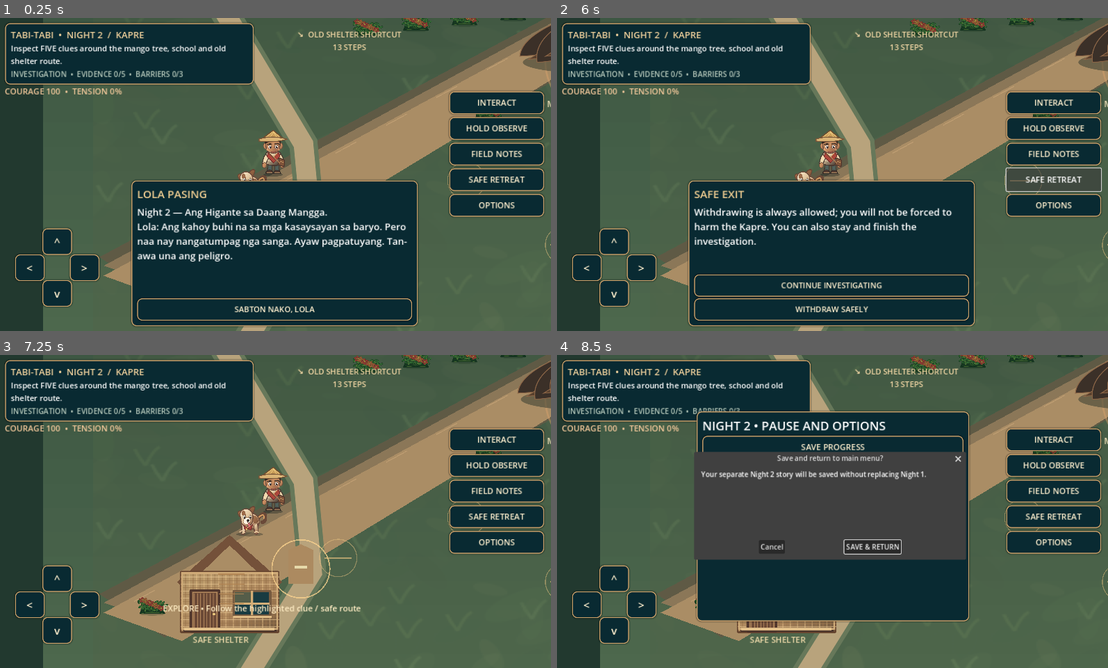
Above: before the commit, frames 1-4 (two rows, left to right).
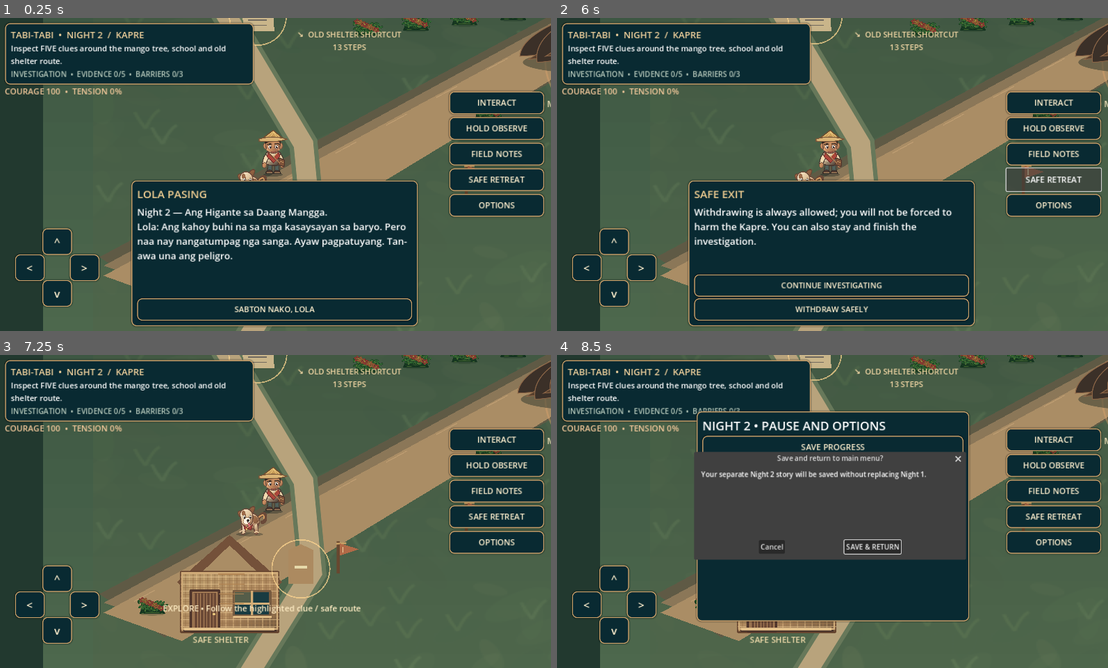
Above: after the commit, the same moments.

Repository: LokiJ07/Tabi-tabi
Game: Godot game, scene res://scenes/night02.tscn
Two runs of this game, one before a commit and one after it. Both use one fixed random seed, a clock stepped at 60 frames per second and the inputs below. This scene is started directly instead of the project's main scene.
Inputs:
- Up to frame 1 (0.25 s): no input
- Up to frame 2 (6 s): click "^" at 0.5 s; click "<" at 1.25 s; click ">" at 2 s; click "v" at 2.75 s; click "INTERACT" at 3.5 s; click "HOLD OBSERVE" at 4.25 s; click "FIELD NOTES" at 5 s; click "SAFE RETREAT" at 5.75 s
- Up to frame 3 (7.25 s): click "CONTINUE INVESTIGATING" at 6.5 s
- Up to frame 4 (8.5 s): click "OPTIONS" at 7.25 s; click "SAVE & MAIN MENU" at 8 s

The runs differ from the first frame. In frame 1, 0.3% of the frame differs, in the area x 41-100%, y 0-77%; in frame 2, 0.4%; in frame 3, 0.5%; in frame 4, 0.3%.

Commit message:
polish(night2): prevent NPC/hero sprite crowding, use depth-sorted characters and physical bamboo danger markers

Diff:
--- a/scripts/night02_main.gd
+++ b/scripts/night02_main.gd
@@ -32,7 +32,7 @@
 	"exposed_roots": Vector2(342, 250),
 	"cigar_ash": Vector2(560, -216),
 	"shelter_route": Vector2(-446, 272),
-	"witness_accounts": Vector2(-546, -335),
+	"witness_accounts": Vector2(-545, -223),
 	"west_approach": Vector2(-65, 154),
 	"south_approach": Vector2(160, 302),
 	"shelter_turn": Vector2(-360, 247)
@@ -191,7 +191,7 @@
 				player_pos = Vector2(110,-140)
 				print("NIGHT2_QA_DUSK_VIEW")
 			elif key.keycode == KEY_F7:
-				player_pos = Vector2(-530,-315)
+				player_pos = Vector2(-345,-315)
 				print("NIGHT2_QA_WITNESS_VIEW")
 			elif key.keycode == KEY_F8:
 				player_pos = Vector2(-320,220)
@@ -254,13 +254,29 @@
 		if story.barriers.has(id):
 			draw_texture_rect(BARRIER, Rect2(point-Vector2(38,78), Vector2(76,100)), false)
 		else:
-			draw_line(point + Vector2(-31,0),point + Vector2(31,0),Color("#e9c280",.65),3)
-			draw_arc(point,43,0,TAU,45,Color("#e9c280",.44),2)
+			# Unsecured access shows a believable roadside bamboo hazard
+			# stake with cloth warning, NOT a generic flat circle target.
+			draw_line(point + Vector2(0,-38),point + Vector2(0,35),Color("#68472f"),6,true)
+			draw_line(point + Vector2(-4,-33),point + Vector2(18,-34),Color("#c79f64"),3,true)
+			draw_colored_polygon(PackedVector2Array([
+				point + Vector2(3,-34),point+Vector2(48,-20),point+Vector2(3,-5)]),Color("#b16a47"))
+			draw_line(point+Vector2(11,-26),point+Vector2(11,-13),Color("#f3d9a7"),2.4)
 	# Paths stay grounded; actors and ambient lights are last.
-	draw_texture_rect(DADO, Rect2(-640,-390,78,126), false)
-	draw_texture_rect(MARA, Rect2(-525,-385,78,126), false)
-	draw_texture_rect(BANTAY, Rect2(dog_pos-Vector2(45,67),Vector2(90,96)),false)
-	draw_texture_rect(HERO, Rect2(player_pos-Vector2(46,116),Vector2(92,124)),false)
+	# Dynamic painter sorting: villagers, Apprentice and Bantay can walk
+	# around each other without always floating above every NPC's face.
+	var actors: Array[Dictionary] = [
+		{"at": Vector2(-661,-263), "texture": DADO, "width": 80.0, "height": 128.0},
+		{"at": Vector2(-461,-261), "texture": MARA, "width": 80.0, "height": 128.0},
+		{"at": dog_pos + Vector2(0,29), "texture": BANTAY, "width": 90.0, "height": 96.0},
+		{"at": player_pos + Vector2(0,8), "texture": HERO, "width": 92.0, "height": 124.0}
+	]
+	actors.sort_custom(func(a: Dictionary,b: Dictionary)->bool:
+		return (a["at"] as Vector2).y < (b["at"] as Vector2).y)
+	for actor in actors:
+		var foot: Vector2 = actor["at"]
+		var width: float = actor["width"]
+		var height: float = actor["height"]
+		draw_texture_rect(actor["texture"],Rect2(foot-Vector2(width*.5,height),Vector2(width,height)),false)
 	# The observation and negotiation stages are genuinely twilight, not
 	# the identical green daytime village with a changed objective label.
 	if story.phase >= 2 or debug_dusk_preview:
